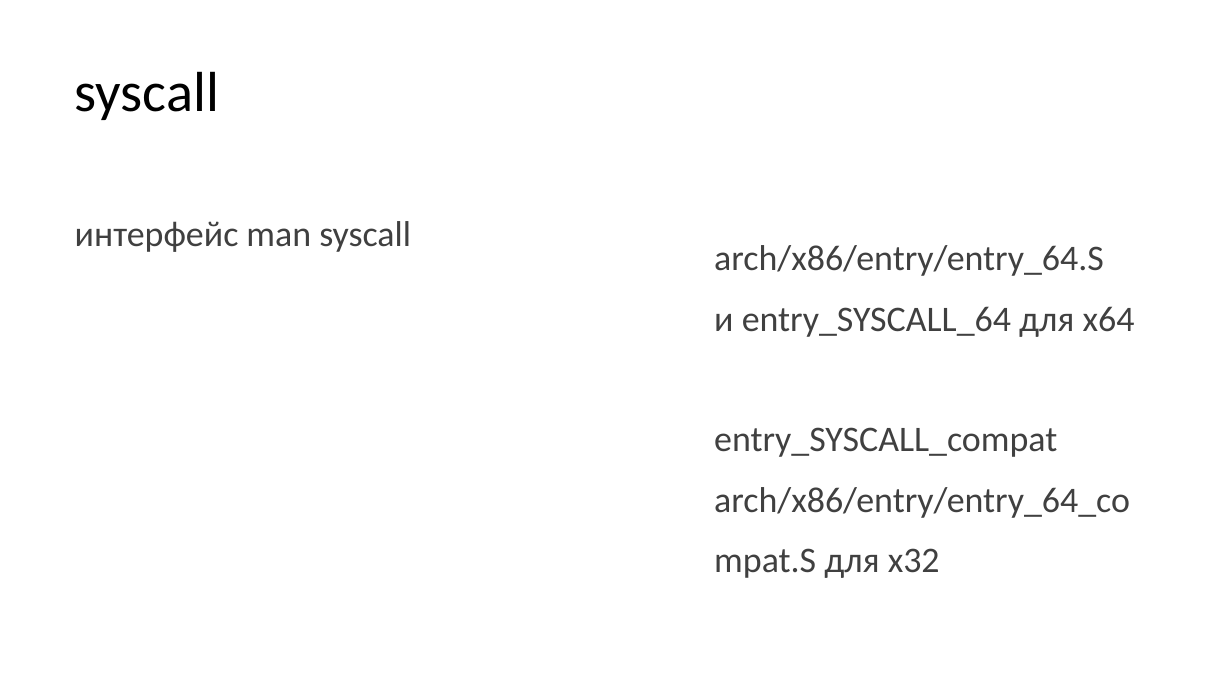
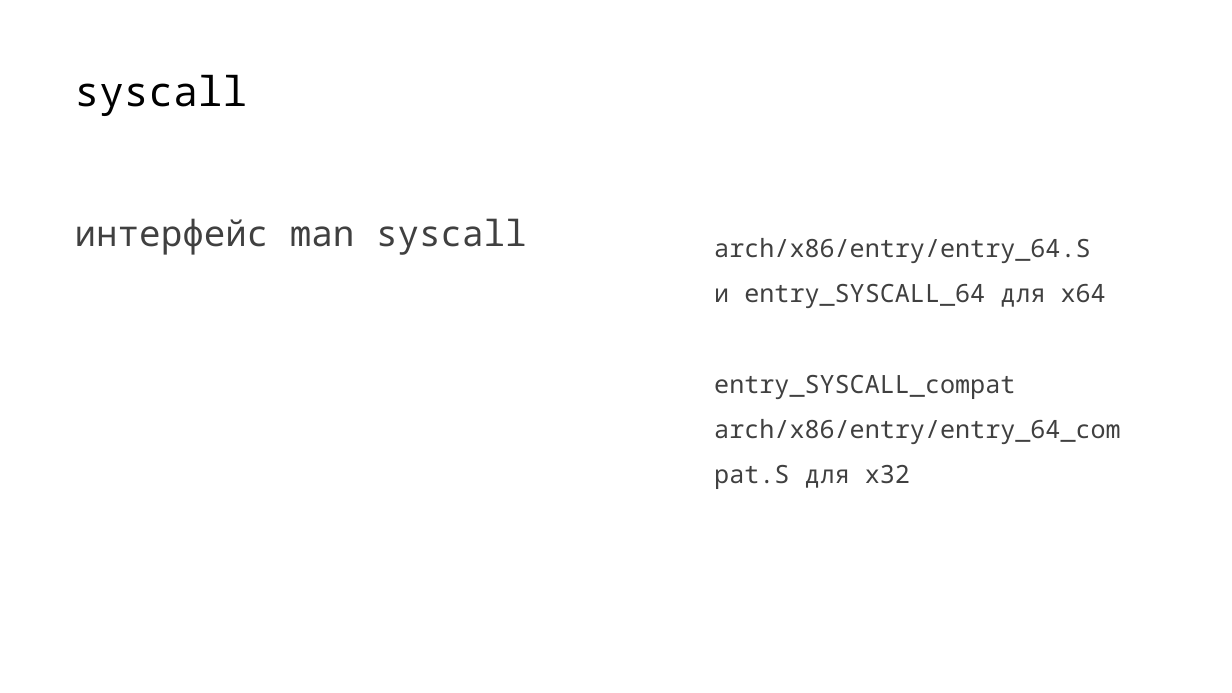
Before and after one commit to w1jtoo/assembler-syscall-paper, a slide deck: slide 9 of Выполнение системных вызовов в 64.pptx. Drawn at 1232x693 pixels with LibreOffice and Linux fonts; fonts in the diff are those of the drawing. Boxes give left, top, right and bottom in pixels: in the first picture for what was removed or moved away, otherwise in the second. Text is boxed around its words. In the diff, an @@ line names an element or a change of style, - is before the commit and + after.

```diff
--- a/Выполнение системных вызовов в 64.pptx
+++ b/Выполнение системных вызовов в 64.pptx
@@ title "syscall" at (x1=75, y1=74, x2=247, y2=116): size 44 to 32 pt, font Calibri to Noto Sans Mono @@
@@ text "интерфейс man syscall" at (x1=75, y1=218, x2=527, y2=255): font Calibri to Noto Sans Mono @@
@@ text "arch/x86/entry/entry_64.S и entry_SYSCALL_64 для х64 ..." at (x1=714, y1=238, x2=1121, y2=489): size 28 to 19.6 pt, font Calibri to Noto Sans Mono; line spacing 1.4 to 1.5 @@
```
Also in this commit, not shown: 7 other slides changed, 2 other files.
